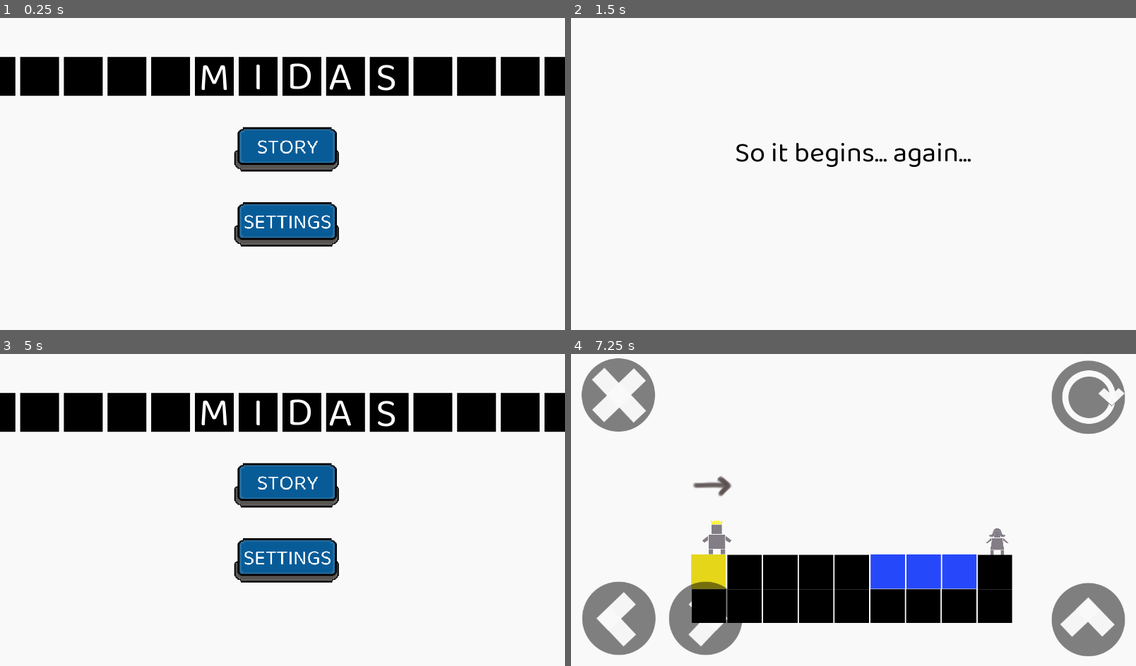
Above: before the commit, frames 1-4 (two rows, left to right).
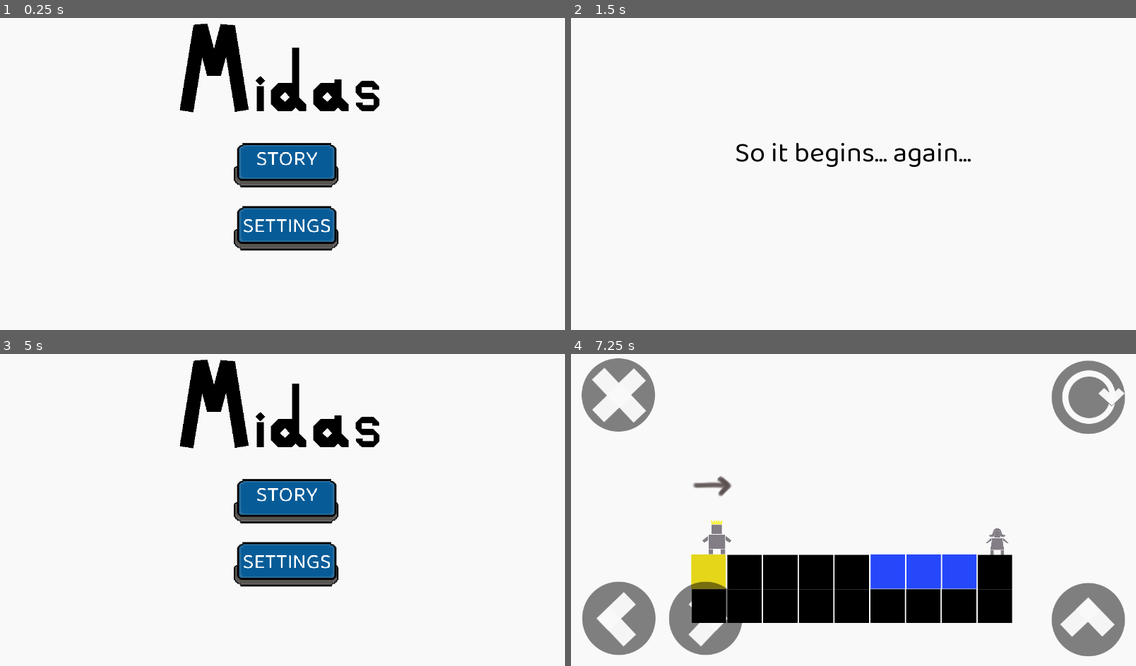
Above: after the commit, the same moments.

Repository: meburns/midas
Game: Godot game, scene res://src/Menu.tscn
Two runs of this game, one before a commit and one after it. Both use one fixed random seed, a clock stepped at 60 frames per second and the inputs below.
Inputs:
- Up to frame 1 (0.25 s): no input
- Up to frame 2 (1.5 s): click "STORY" at 0.5 s; tap Enter (ui_accept) at 1.25 s; hold Right (move_right) from 1.28 s (still down); tap R (refresh) at 1.35 s
- Up to frame 3 (5 s): tap Space (jump) at 1.52, 2.27, 3.77, 4.52 s; tap Enter (ui_accept) at 2 s; tap R (refresh) every 0.75 s from 2.1 to 4.35 s; release Right (move_right) at 2.78 s; hold A (move_left) 2.78-3.53 s; hold Right (move_right) from 3.53 s (still down); tap Escape (menu) at 4.9 s
- Up to frame 4 (7.25 s): release Right (move_right) at 5 s; click "STORY" at 5 s; tap Enter (ui_accept) at 5.75, 6.5 s; hold A (move_left) 5.78-6.53 s; tap R (refresh) at 5.85, 6.6 s; tap Space (jump) at 6.02 s; hold Right (move_right) from 6.53 s (still down)

The runs differ from the first frame. In frame 1, 17% of the frame differs, in the area x 0-100%, y 1-75%; in frame 2, nothing differs; in frame 3, 17%; in frame 4, nothing differs.

Commit message:
Add new game title to main menu

Diff:
--- a/src/Menu.gd
+++ b/src/Menu.gd
@@ -5,13 +5,10 @@
 	Database.set_endless_level(0)
 	TouchButtons.set_visible(false)
 	Music.play("Menu")
-	get_node("MainTitle").set_bbcode("[wave freq=3]M   I   D  A   S[/wave]")
 	if Database.get_story_completed():
 		$EndlessButton.visible = true
 		$EndlessButton.disabled = false
-		$MainTitle.add_color_override("font_color", Color( 229, 203, 33, 255 ))
 		$TitleSparkle.set_emitting(true)
-		$Blocks.play("marquee")
 	else:
 		$EndlessButton.visible = false
 
--- a/src/Menu.tscn
+++ b/src/Menu.tscn
@@ -1,108 +1,47 @@
-[gd_scene load_steps=29 format=2]
+[gd_scene load_steps=16 format=2]
 
 [ext_resource path="res://assets/buttons/new_default.png" type="Texture" id=1]
 [ext_resource path="res://src/Menu.gd" type="Script" id=2]
+[ext_resource path="res://assets/fonts/Game_logo.png" type="Texture" id=3]
 [ext_resource path="res://src/MainCamera.tscn" type="PackedScene" id=4]
-[ext_resource path="res://src/fonts/main_menu.tres" type="DynamicFont" id=5]
 [ext_resource path="res://src/fonts/normal_font.tres" type="DynamicFont" id=6]
-[ext_resource path="res://assets/blocks/menu_blocks.png" type="Texture" id=7]
 
-[sub_resource type="AtlasTexture" id=1]
+[sub_resource type="AtlasTexture" id=23]
 flags = 4
-atlas = ExtResource( 7 )
-region = Rect2( 0, 0, 1280, 100 )
+atlas = ExtResource( 3 )
+region = Rect2( 0, 0, 500, 250 )
 
-[sub_resource type="AtlasTexture" id=2]
+[sub_resource type="AtlasTexture" id=24]
 flags = 4
-atlas = ExtResource( 7 )
-region = Rect2( 0, 100, 1280, 100 )
+atlas = ExtResource( 3 )
+region = Rect2( 0, 0, 500, 250 )
 
-[sub_resource type="AtlasTexture" id=3]
+[sub_resource type="AtlasTexture" id=25]
 flags = 4
-atlas = ExtResource( 7 )
-region = Rect2( 0, 200, 1280, 100 )
+atlas = ExtResource( 3 )
+region = Rect2( 0, 250, 500, 250 )
 
-[sub_resource type="AtlasTexture" id=4]
+[sub_resource type="AtlasTexture" id=26]
 flags = 4
-atlas = ExtResource( 7 )
-region = Rect2( 0, 300, 1280, 100 )
+atlas = ExtResource( 3 )
+region = Rect2( 0, 500, 500, 250 )
 
-[sub_resource type="AtlasTexture" id=5]
+[sub_resource type="AtlasTexture" id=27]
 flags = 4
-atlas = ExtResource( 7 )
-region = Rect2( 0, 400, 1280, 100 )
+atlas = ExtResource( 3 )
+region = Rect2( 0, 750, 500, 250 )
 
-[sub_resource type="AtlasTexture" id=6]
-flags = 4
-atlas = ExtResource( 7 )
-region = Rect2( 0, 500, 1280, 100 )
-
-[sub_resource type="AtlasTexture" id=7]
-flags = 4
-atlas = ExtResource( 7 )
-region = Rect2( 0, 600, 1280, 100 )
-
-[sub_resource type="AtlasTexture" id=8]
-flags = 4
-atlas = ExtResource( 7 )
-region = Rect2( 0, 700, 1280, 100 )
-
-[sub_resource type="AtlasTexture" id=9]
-flags = 4
-atlas = ExtResource( 7 )
-region = Rect2( 0, 800, 1280, 100 )
-
-[sub_resource type="AtlasTexture" id=10]
-flags = 4
-atlas = ExtResource( 7 )
-region = Rect2( 0, 900, 1280, 100 )
-
-[sub_resource type="AtlasTexture" id=11]
-flags = 4
-atlas = ExtResource( 7 )
-region = Rect2( 0, 1000, 1280, 100 )
-
-[sub_resource type="AtlasTexture" id=12]
-flags = 4
-atlas = ExtResource( 7 )
-region = Rect2( 0, 1100, 1280, 100 )
-
-[sub_resource type="AtlasTexture" id=13]
-flags = 4
-atlas = ExtResource( 7 )
-region = Rect2( 0, 1200, 1280, 100 )
-
-[sub_resource type="AtlasTexture" id=14]
-flags = 4
-atlas = ExtResource( 7 )
-region = Rect2( 0, 1300, 1280, 100 )
-
-[sub_resource type="AtlasTexture" id=15]
-flags = 4
-atlas = ExtResource( 7 )
-region = Rect2( 0, 1400, 1280, 100 )
-
-[sub_resource type="AtlasTexture" id=16]
-flags = 4
-atlas = ExtResource( 7 )
-region = Rect2( 0, 1500, 1280, 100 )
-
-[sub_resource type="AtlasTexture" id=17]
-flags = 4
-atlas = ExtResource( 7 )
-region = Rect2( 0, 0, 1280, 100 )
-
-[sub_resource type="SpriteFrames" id=18]
+[sub_resource type="SpriteFrames" id=28]
 animations = [ {
-"frames": [ SubResource( 1 ), SubResource( 2 ), SubResource( 3 ), SubResource( 4 ), SubResource( 5 ), SubResource( 6 ), SubResource( 7 ), SubResource( 8 ), SubResource( 9 ), SubResource( 10 ), SubResource( 11 ), SubResource( 12 ), SubResource( 13 ), SubResource( 14 ), SubResource( 15 ), SubResource( 16 ) ],
-"loop": true,
-"name": "marquee",
-"speed": 1.0
-}, {
-"frames": [ SubResource( 17 ) ],
+"frames": [ SubResource( 23 ) ],
 "loop": true,
 "name": "idle",
 "speed": 5.0
+}, {
+"frames": [ SubResource( 24 ), SubResource( 25 ), SubResource( 26 ), SubResource( 27 ) ],
+"loop": true,
+"name": "play",
+"speed": 1.0
 } ]
 
 [sub_resource type="AtlasTexture" id=19]
@@ -141,38 +80,24 @@
 "_edit_vertical_guides_": [ 1279.94 ]
 }
 
-[node name="Blocks" type="AnimatedSprite" parent="."]
-position = Vector2( 640, 145 )
-scale = Vector2( 1.1, 1.1 )
-frames = SubResource( 18 )
-animation = "idle"
-
-[node name="MainTitle" type="RichTextLabel" parent="."]
-margin_left = 449.682
-margin_top = 64.6265
-margin_right = 957.682
-margin_bottom = 220.626
-custom_fonts/normal_font = ExtResource( 5 )
-bbcode_enabled = true
-bbcode_text = "M I D A S"
-text = "M I D A S"
-scroll_active = false
-__meta__ = {
-"_edit_use_anchors_": false
-}
+[node name="Title" type="AnimatedSprite" parent="."]
+position = Vector2( 640, 125 )
+frames = SubResource( 28 )
+animation = "play"
+playing = true
 
 [node name="StoryButton" type="TextureButton" parent="."]
-margin_left = 501.222
-margin_top = 233.023
-margin_right = 901.223
-margin_bottom = 433.023
+margin_left = 500.0
+margin_top = 260.0
+margin_right = 900.0
+margin_bottom = 460.0
 rect_scale = Vector2( 0.75, 0.75 )
 __meta__ = {
 "_edit_use_anchors_": false
 }
 
 [node name="AnimatedSprite" type="AnimatedSprite" parent="StoryButton"]
-position = Vector2( 200, 100 )
+position = Vector2( 200, 112 )
 scale = Vector2( 2, 2 )
 frames = SubResource( 22 )
 animation = "idle"
@@ -192,10 +117,10 @@
 }
 
 [node name="SettingsButton" type="TextureButton" parent="."]
-margin_left = 500.945
-margin_top = 402.645
-margin_right = 900.945
-margin_bottom = 602.645
+margin_left = 500.0
+margin_top = 412.0
+margin_right = 900.0
+margin_bottom = 612.0
 rect_scale = Vector2( 0.75, 0.75 )
 __meta__ = {
 "_edit_use_anchors_": false
@@ -222,10 +147,10 @@
 }
 
 [node name="EndlessButton" type="TextureButton" parent="."]
-margin_left = 502.408
-margin_top = 564.585
-margin_right = 902.408
-margin_bottom = 764.585
+margin_left = 500.0
+margin_top = 565.0
+margin_right = 900.0
+margin_bottom = 765.0
 rect_scale = Vector2( 0.75, 0.75 )
 __meta__ = {
 "_edit_use_anchors_": false
